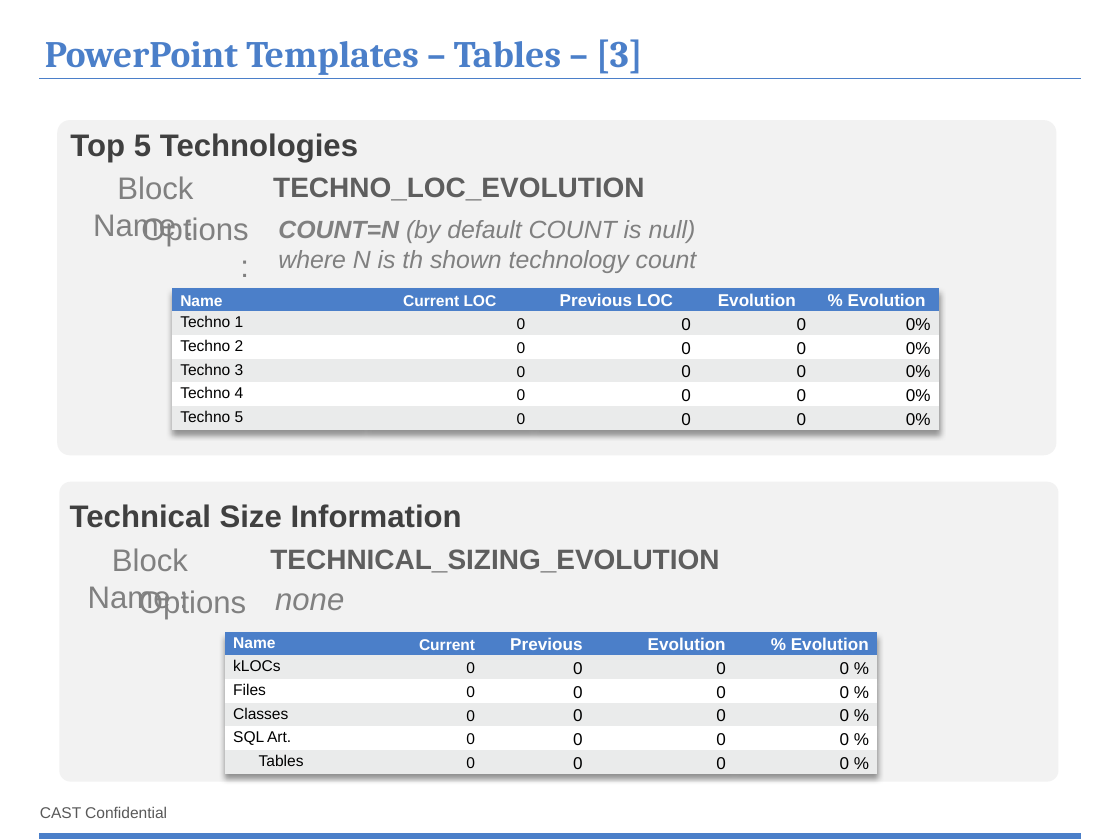
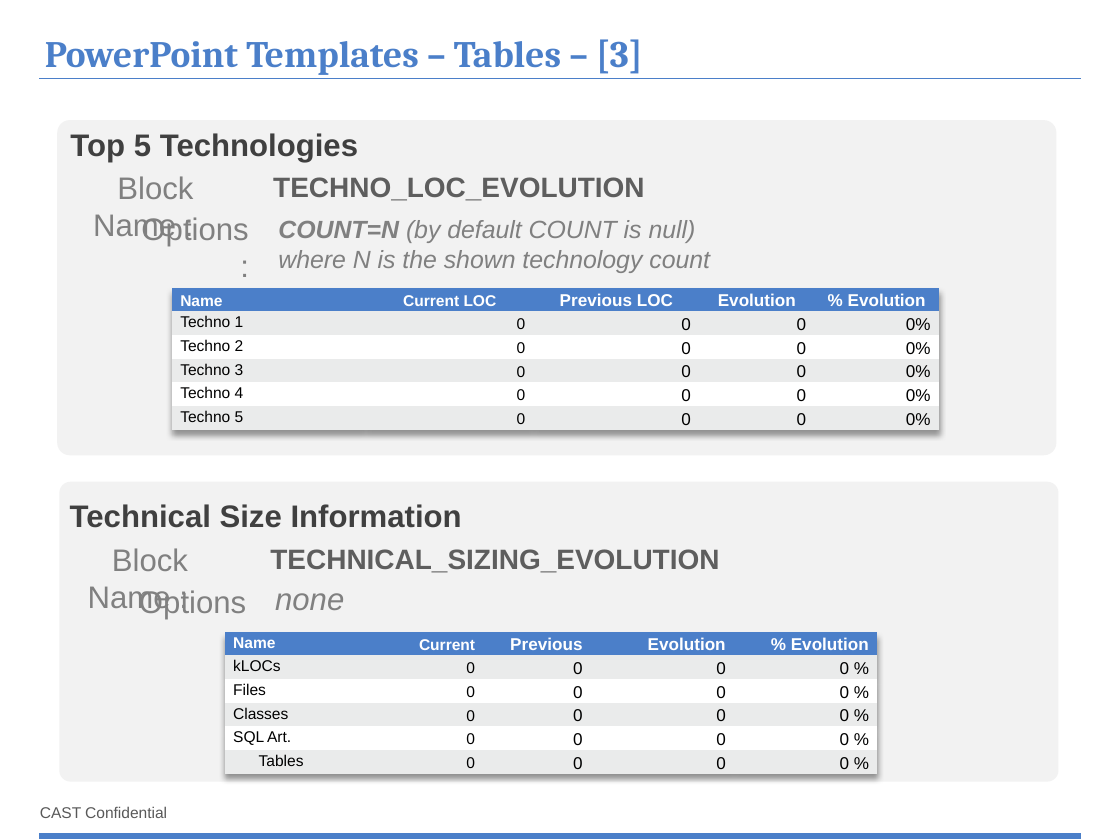
Before and after one commit to CAST-projects/ReportGenerator, a slide deck: slide 34 of CastReporting.Reporting/TemplatesFiles/1- Powerpoint-components-library.pptx. Drawn at 1120x840 pixels with LibreOffice and Linux fonts; fonts in the diff are those of the drawing; background and template pictures are left out. Boxes give left, top, right and bottom in pixels: in the first picture for what was removed or moved away, otherwise in the second. Text is boxed around its words. In the diff, an @@ line names an element or a change of style, - is before the commit and + after.

Commit message:
REPORTGEN-234 : fis issues in templates

```diff
--- a/CastReporting.Reporting/TemplatesFiles/1- Powerpoint-components-library.pptx
+++ b/CastReporting.Reporting/TemplatesFiles/1- Powerpoint-components-library.pptx
@@ text at <box>278,250,710,273</box>: text changed @@
-where N is th shown technology count
+where N is the shown technology count
```
Also in this commit, not shown: 5 other slides changed, 1 other file.
